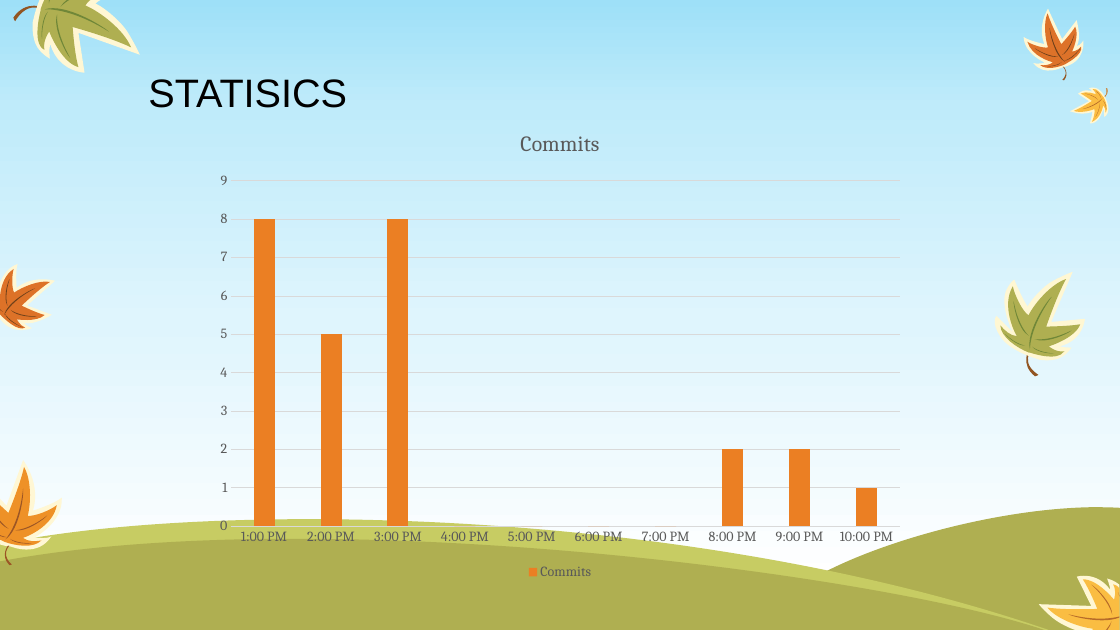
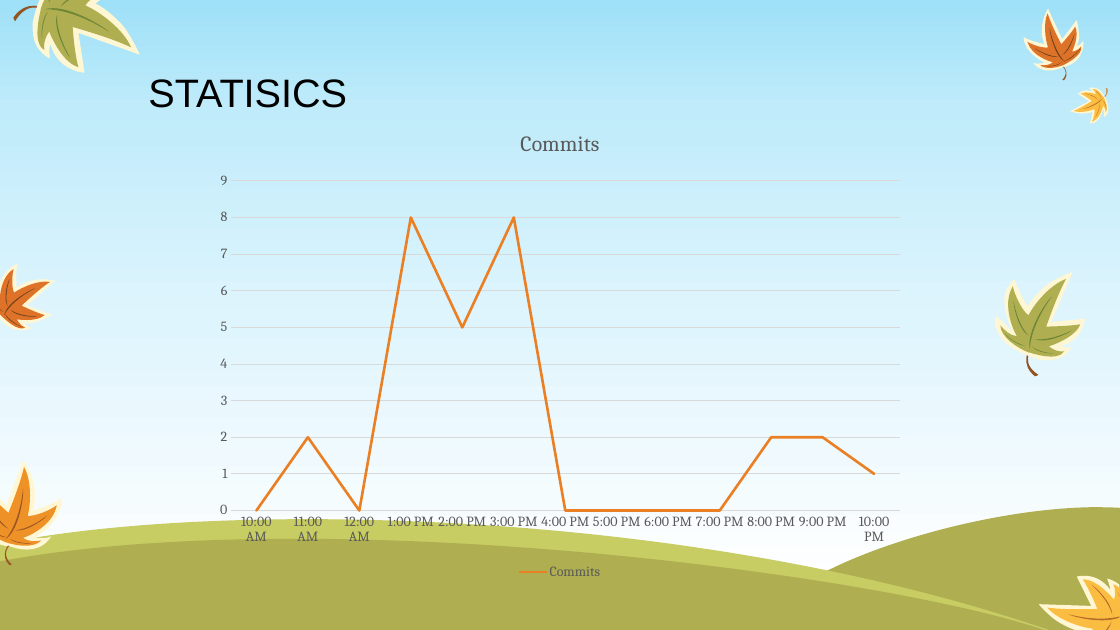
Before and after one commit to codingJWilliams/BBCInventathonNode, a slide deck: slide 6 of presentation/Fruit Punch.pptx. Drawn at 1120x630 pixels with LibreOffice and Linux fonts; fonts in the diff are those of the drawing. Boxes give left, top, right and bottom in pixels: in the first picture for what was removed or moved away, otherwise in the second. Text is boxed around its words. In the diff, an @@ line names an element or a change of style, - is before the commit and + after.

```diff
--- a/presentation/Fruit Punch.pptx
+++ b/presentation/Fruit Punch.pptx
@@ column chart at (206, 111, 914, 583) @@
@@ column chart to line chart @@
-categories: 0.54166666666666663, 0.58333333333333337, 0.625, 0.66666666666666663, 0.70833333333333337, 0.75, 0.79166666666666663, 0.83333333333333337, 0.875, 0.91666666666666663
+categories: 0.41666666666666669, 0.45833333333333331, 0, 0.54166666666666663, 0.58333333333333337, 0.625, 0.66666666666666663, 0.70833333333333337, 0.75, 0.79166666666666663, 0.83333333333333337, 0.875, 0.91666666666666663
-Commits: 8, 5, 8, 0, 0, 0, 0, 2, 2, 1
+Commits: 0, 2, 0, 8, 5, 8, 0, 0, 0, 0, 2, 2, 1
@@ bar spacing changed @@
```
Also in this commit, not shown: 1 slide added, 9 other files.
